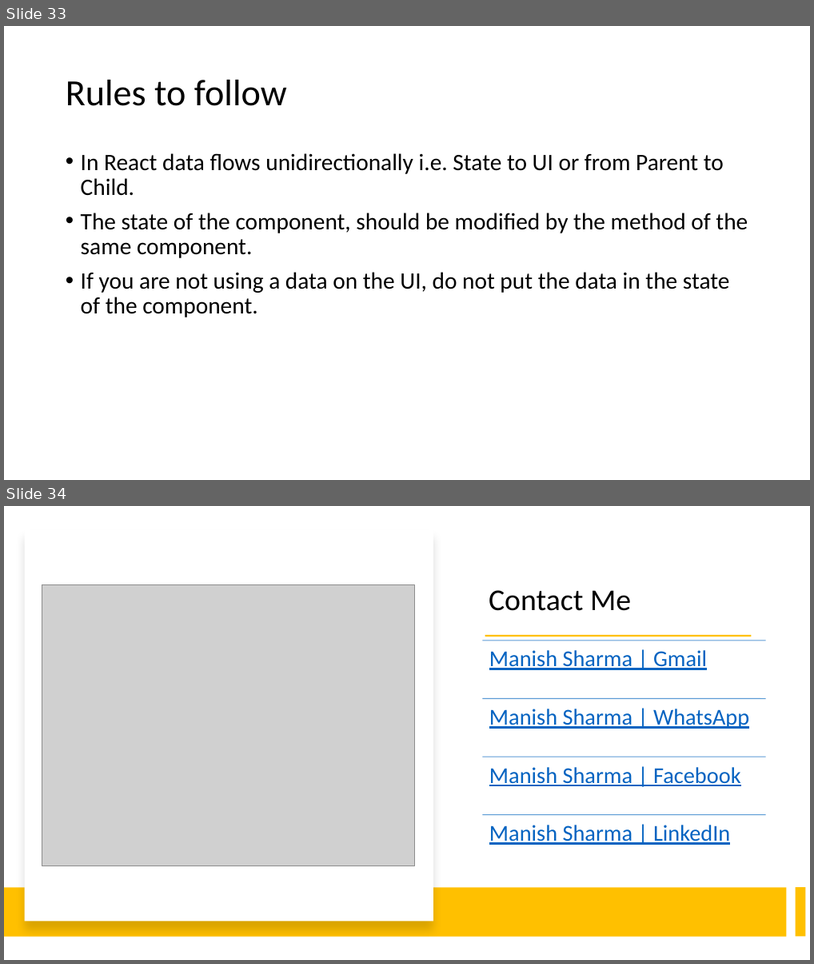
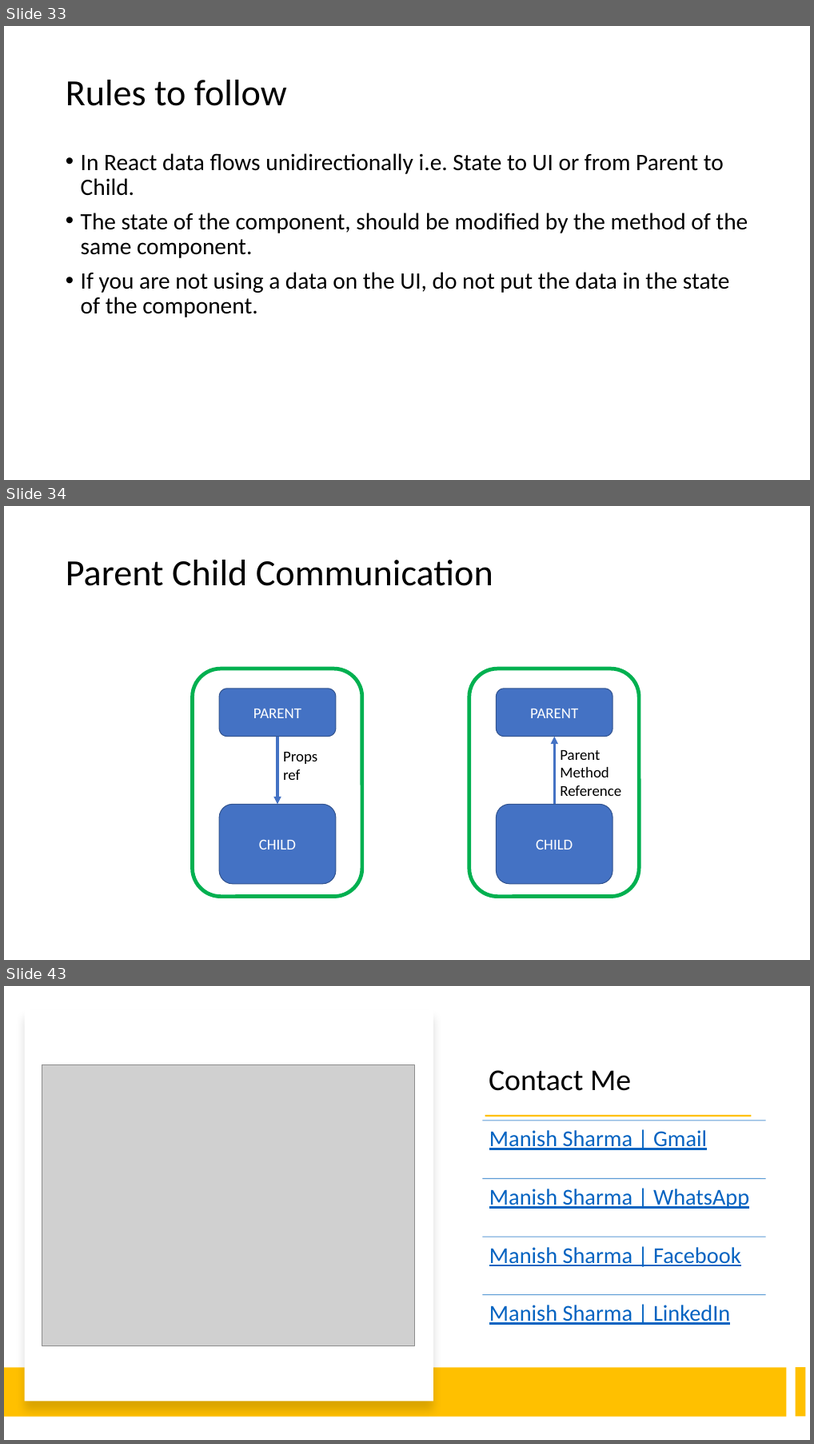
Before and after one commit to explore-with-manish/im-jan24, a slide deck: React/Notes/React.pptx. Shown one above the other, each under a label of ours: slides 33 and 34 before the commit, slides 33, 34 and 43 after it; the slides between them are not shown. The pictures are 814x964 and 814x1444 pixels, drawn with LibreOffice and Linux fonts; fonts in the diff are those of the drawing; grey boxes stand for pictures. Boxes give left, top, right and bottom in pixels: in the first picture for what was removed or moved away, otherwise in the second. Text is boxed around its words. In the diff, an @@ line names an element or a change of style, - is before the commit and + after.

```diff
--- a/React/Notes/React.pptx
+++ b/React/Notes/React.pptx
@@ slide 34 added at <box>4,506,810,960</box>, background #FFFFFF @@
@@ title added at <box>66,560,494,586</box>, 44 pt, text #000000 @@
+Parent Child Communication
@@ rounded rectangle added at <box>193,668,362,896</box>, fill #FFFFFF, outline #00B050 4.5 pt @@
@@ rounded rectangle added at <box>470,668,640,896</box>, fill #FFFFFF, outline #00B050 4.5 pt @@
@@ rounded rectangle added at <box>219,688,336,736</box>, fill #4472C4, outline #325491 1 pt, 18 pt, text #FFFFFF @@
+PARENT
@@ rounded rectangle added at <box>497,688,613,736</box>, fill #4472C4, outline #325491 1 pt, 18 pt, text #FFFFFF @@
+PARENT
@@ arrow added from (278, 736) to (278, 804), #4472C4 3 pt @@
@@ arrow added from (554, 804) to (554, 736), #4472C4 3 pt @@
@@ text added at <box>283,752,318,780</box>, 18 pt, text #000000 @@
+Props
+ref
@@ text added at <box>560,750,622,796</box>, 18 pt, text #000000 @@
+Parent
+Method
+Reference
@@ rounded rectangle added at <box>219,804,336,884</box>, fill #4472C4, outline #325491 1 pt, 18 pt, text #FFFFFF @@
+CHILD
@@ rounded rectangle added at <box>497,804,613,884</box>, fill #4472C4, outline #325491 1 pt, 18 pt, text #FFFFFF @@
+CHILD
@@ what was slide 34 is now slide 43 @@
```
Also in this commit, not shown: 8 other slides added, 4 other files.
